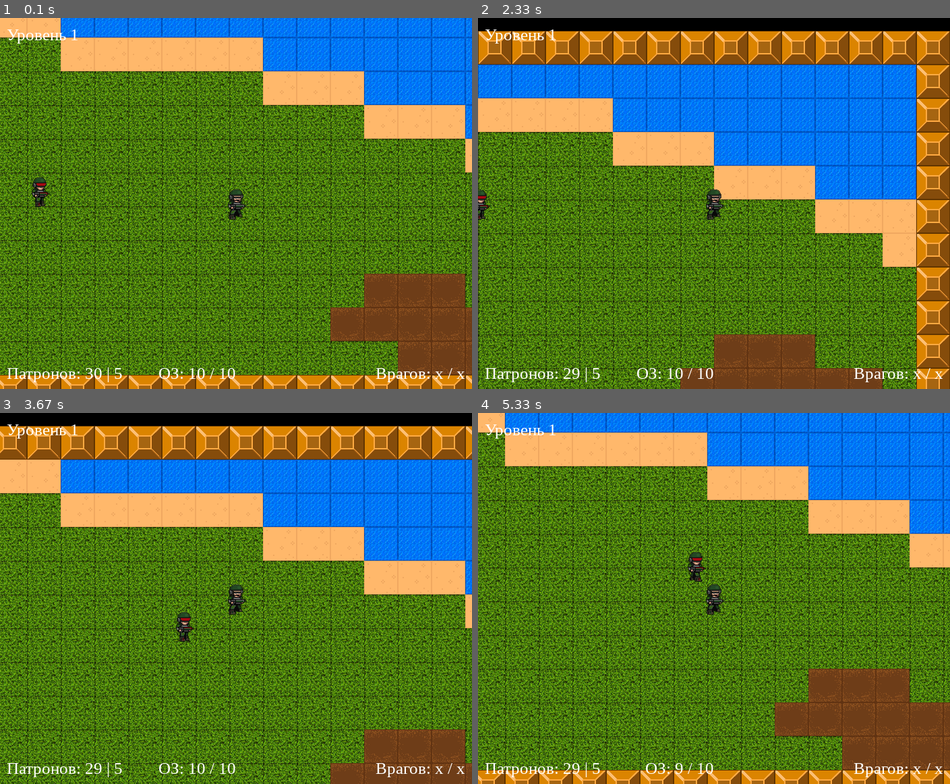
Above: before the commit, frames 1-4 (two rows, left to right).
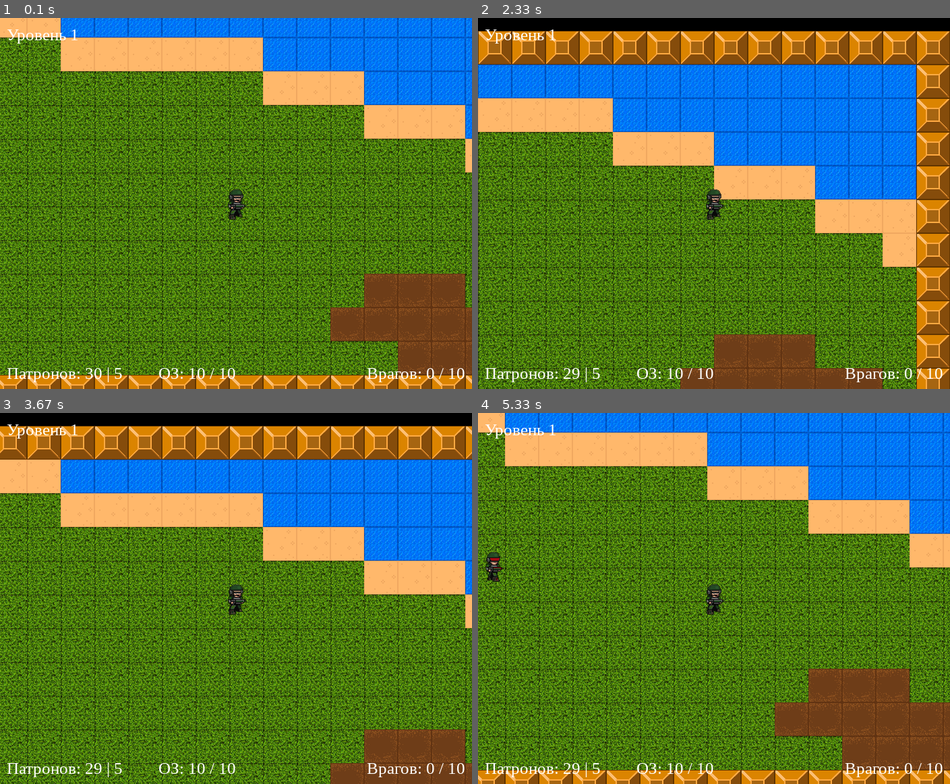
Above: after the commit, the same moments.

Repository: AnReyX/PyGame_Project
Game: pygame game, started from PyGameProject/main.py
The game is run twice, just before and just after one commit, with the same random seed, the same clock (stepped at 60 frames per second) and the same inputs.
Inputs (mouse positions are in pixels of both pictures, inside the frame that each line leads up to):
- Up to frame 1 (0.1 s): no input
- Up to frame 2 (2.33 s): hold Right 0.33-0.8 s; hold Up 0.83-1.13 s; click (865, 192) at 1.22 s; hold Right 1.5-1.97 s; move the mouse to (718, 229) at 1.53 s; hold Left from 2 s (still down)
- Up to frame 3 (3.67 s): release Left at 2.53 s; hold Down 2.57-2.87 s; hold Left 2.9-3.3 s; hold Up from 3.33 s (still down)
- Up to frame 4 (5.33 s): release Up at 3.7 s; hold Right 3.73-4.37 s; hold Down 4.4-4.77 s; hold Left 4.8-5.27 s; hold Right from 5.3 s (still down)

The runs differ from the first frame. In frame 1, 0.5% of the frame differs, in the area x 6-99%, y 42-99%; in frame 2, 0.4%; in frame 3, 0.5%; in frame 4, 0.8%, in the area x 1-99%, y 37-99%.

Commit message:
Made enemy counter

Diff:
--- a/PyGameProject/main.py
+++ b/PyGameProject/main.py
@@ -72,6 +72,7 @@
         super().__init__(player_sprite, all_sprites)
         self.hp, self.ammo = 10, 30
         self.max_hp, self.pack = 10, 5
+        self.killed_enemies = 0
         self.is_reloading = False
         self.is_shooting = False
         self.safe_frames = False
@@ -185,6 +186,7 @@
 
     def update(self):
         if self.health == 0:
+            player.killed_enemies += 1
             self.kill()
         if pygame.sprite.spritecollideany(self, player_sprite):
             player.damage()
@@ -323,7 +325,7 @@
     ev_disp = []
     s1 = font.render('Уровень 1', True, pygame.Color('white'))
     r1 = s1.get_rect().move(10, 10)
-    s2 = font.render('Врагов: x / x', True, pygame.Color('white'))
+    s2 = font.render(f'Врагов: {player.killed_enemies} / 10', True, pygame.Color('white'))
     r2 = s2.get_rect().move(width - s2.get_rect().width - 10, height - s2.get_rect().height - 10)
     s3 = font.render(f'Патронов: {player.ammo} | {player.pack}', True, pygame.Color('white'))
     r3 = s3.get_rect().move(10, height - s3.get_rect().height - 10)
@@ -349,8 +351,10 @@
 camera = Camera()
 i = 0
 sf = 0
-enemy = Enemy(500, 300, 1)
+Enemy(200, 300, 1)
 while True:
+    if player.killed_enemies == 10:
+        terminate()
     screen.fill((0, 0, 0))
     camera.update(player)
     for sprite in all_sprites:
